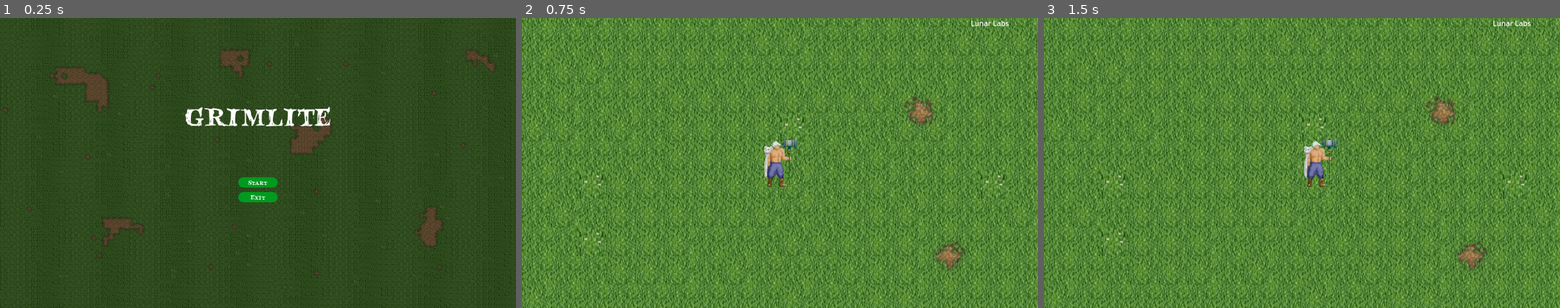
Above: before the commit, frames 1-3 (left to right).
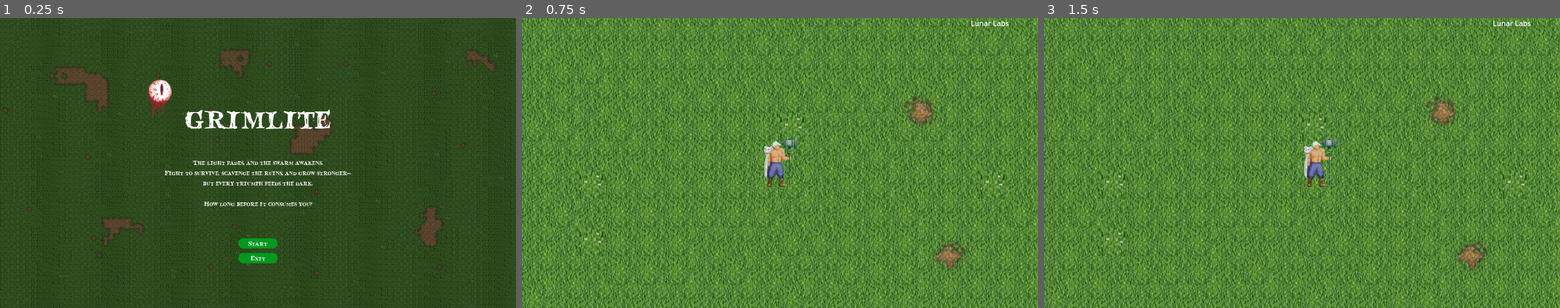
Above: after the commit, the same moments.

Repository: chii-vu/Grimlite
Game: Godot game, scene res://StartMenu.tscn
Same seed, same stepped clock (60 frames per second), same inputs: the game is played once before the commit and once after it.
Inputs:
- Up to frame 1 (0.25 s): no input
- Up to frame 2 (0.75 s): click "Start" at 0.5 s
- Up to frame 3 (1.5 s): tap Enter at 1.25 s; hold Right (ui_right) from 1.28 s (still down); hold Space (Shoot) from 1.28 s (still down)

The runs differ from the first frame. In frame 1, 3.2% of the frame differs, in the area x 28-68%, y 21-85%; in frame 2, nothing differs; in frame 3, nothing differs.

Commit message:
spice up start screen with art and prelude

Diff:
--- a/GameplayScene.tscn
+++ b/GameplayScene.tscn
@@ -1,7 +1,8 @@
-[gd_scene load_steps=3 format=3 uid="uid://cdopx0hcp0mqx"]
+[gd_scene load_steps=4 format=3 uid="uid://cdopx0hcp0mqx"]
 
 [ext_resource type="Texture2D" uid="uid://bci3x2vqo1p1u" path="res://assets/land_prototype.png" id="2_d0g5i"]
 [ext_resource type="PackedScene" uid="uid://lsgfp2mh8rop" path="res://mvc/Game.tscn" id="2_prymh"]
+[ext_resource type="PackedScene" uid="uid://8ool0bmucegd" path="res://PauseMenu.tscn" id="3_tgaij"]
 
 [node name="GameplayScene" type="Node2D"]
 process_mode = 1
@@ -28,3 +29,7 @@
 position = Vector2(1402, 788)
 scale = Vector2(2, 2)
 texture = ExtResource("2_d0g5i")
+
+[node name="PauseMenu" parent="CanvasLayer" instance=ExtResource("3_tgaij")]
+process_mode = 4
+visible = false
--- a/PauseMenu.gd
+++ b/PauseMenu.gd
@@ -1,18 +1,25 @@
 extends Control
 
+func _process(delta):
+	hide()
+	testEsc()
 
 # Called when the node enters the scene tree for the first time.
-func _ready() -> void:
-	pass # Replace with function body.
+func resume():
+	get_tree().paused = false
 
+func pause():
+	get_tree().paused = true
 
-# Called every frame. 'delta' is the elapsed time since the previous frame.
-func _process(delta: float) -> void:
-	pass
-
+func testEsc():
+	show()
+	if Input.is_action_just_pressed("ui_cancel") and !get_tree().paused:
+		pause()
+	elif Input.is_action_just_pressed("ui_cancel") and get_tree().paused:
+		resume()
 
 func _on_resume_pressed() -> void:
-	get_tree().change_scene_to_file("res://GameplayScene.tscn")
+	resume()
 
 func _on_exit_pressed() -> void:
 	get_tree().quit()
--- a/StartMenu.tscn
+++ b/StartMenu.tscn
@@ -1,8 +1,9 @@
-[gd_scene load_steps=8 format=3 uid="uid://de6ivkd5llphe"]
+[gd_scene load_steps=9 format=3 uid="uid://de6ivkd5llphe"]
 
 [ext_resource type="Script" path="res://StartMenu.gd" id="1_8wp1a"]
 [ext_resource type="Texture2D" uid="uid://cw6voudjkc2l1" path="res://assets/landproto.png" id="2_fc2ej"]
 [ext_resource type="FontFile" uid="uid://c61myo531a44m" path="res://assets/fonts/bloodcrow.ttf" id="3_r0nwm"]
+[ext_resource type="Texture2D" uid="uid://bpaxlph7sgwo6" path="res://assets/eye_sprite.png" id="4_18o6r"]
 
 [sub_resource type="StyleBoxTexture" id="StyleBoxTexture_0gs4q"]
 texture = ExtResource("2_fc2ej")
@@ -50,9 +51,9 @@
 anchor_right = 0.5
 anchor_bottom = 0.5
 offset_left = -44.0
-offset_top = 32.0
+offset_top = 168.0
 offset_right = 44.0
-offset_bottom = 88.0
+offset_bottom = 224.0
 grow_horizontal = 2
 grow_vertical = 2
 theme_override_constants/separation = 10
@@ -92,15 +93,41 @@
 anchor_top = 0.5
 anchor_right = 0.5
 anchor_bottom = 0.5
-offset_left = -31.5
-offset_top = -116.0
-offset_right = 31.5
-offset_bottom = -93.0
+offset_left = -163.0
+offset_top = -135.0
+offset_right = 163.0
+offset_bottom = -62.0
 grow_horizontal = 2
 grow_vertical = 2
 theme_override_fonts/font = ExtResource("3_r0nwm")
 theme_override_font_sizes/font_size = 61
 text = "GRIMLITE"
 
+[node name="GameDescription" type="Label" parent="."]
+layout_mode = 1
+anchors_preset = 8
+anchor_left = 0.5
+anchor_top = 0.5
+anchor_right = 0.5
+anchor_bottom = 0.5
+offset_left = -216.0
+offset_top = -12.0
+offset_right = 217.0
+offset_bottom = 100.0
+grow_horizontal = 2
+grow_vertical = 2
+theme_override_fonts/font = ExtResource("3_r0nwm")
+text = "The light fades, and the swarm awakens.
+Fight to survive, scavenge the ruins, and grow stronger—
+but every triumph feeds the dark.
+
+How long before it consumes you?"
+horizontal_alignment = 1
+
+[node name="EyeSprite" type="Sprite2D" parent="."]
+position = Vector2(360, 184)
+scale = Vector2(0.650943, 0.66)
+texture = ExtResource("4_18o6r")
+
 [connection signal="pressed" from="VBoxMenuButtons/Start" to="." method="_on_start_pressed"]
 [connection signal="pressed" from="VBoxMenuButtons/Exit" to="." method="_on_exit_pressed"]
